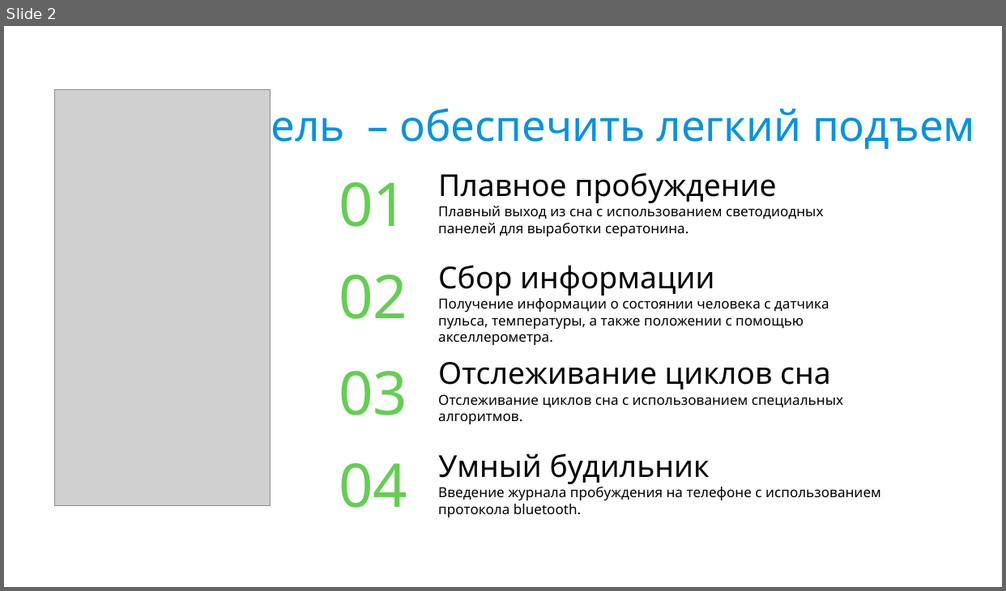
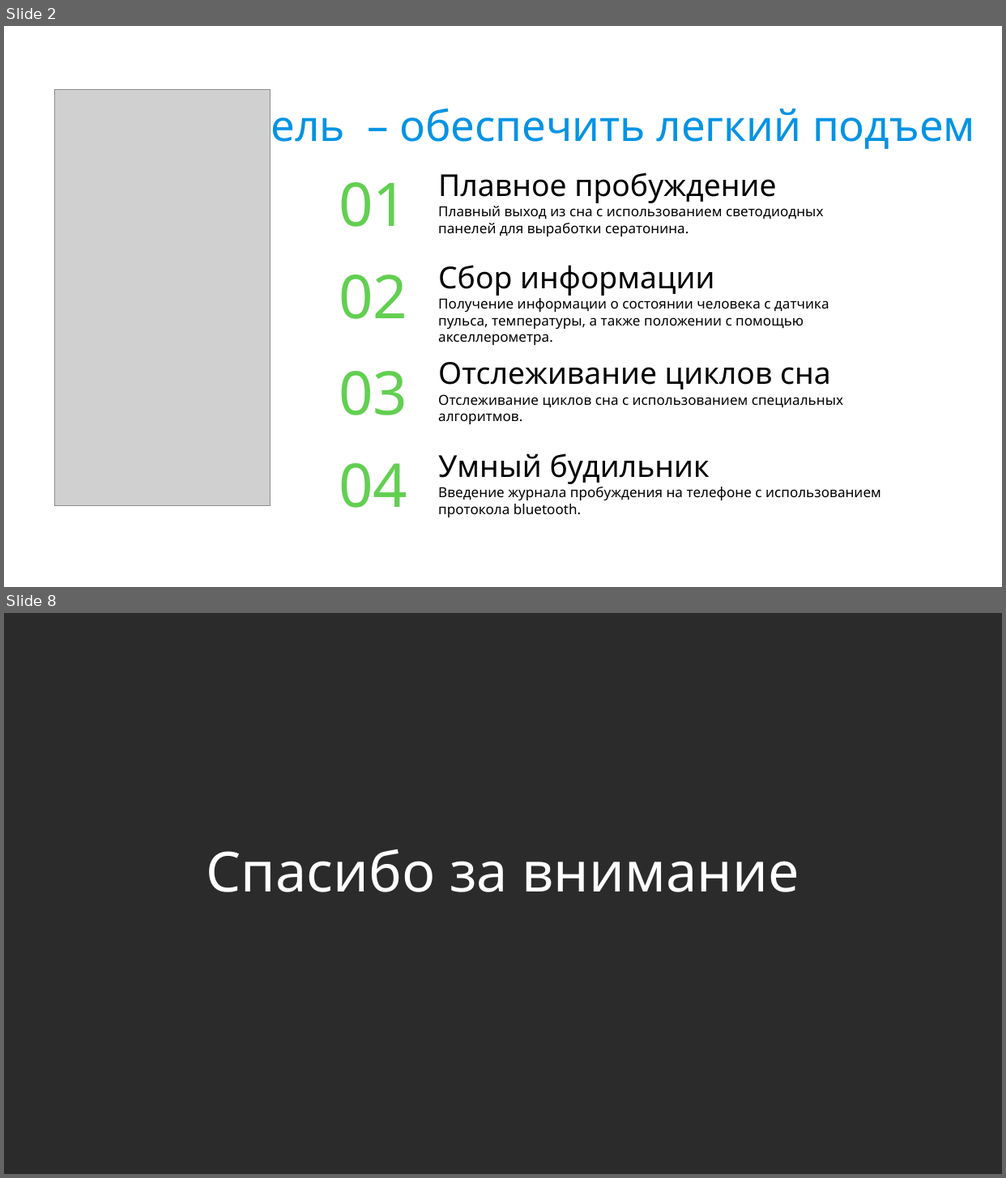
Before and after one commit to z0tedd/Lucid-Dreaming-Mask, a slide deck: Docs/Defenses/2/Untitled 1.odp. Shown one above the other, each under a label of ours: slide 2 before the commit, slides 2 and 8 after it; the slides between them are not shown. The pictures are 1006x591 and 1006x1178 pixels, drawn with LibreOffice and Linux fonts; fonts in the diff are those of the drawing; grey boxes stand for pictures; background and template pictures are left out; a plain dark background stands for a picture behind light text. Boxes give left, top, right and bottom in pixels: in the first picture for what was removed or moved away, otherwise in the second. Text is boxed around its words. In the diff, an @@ line names an element or a change of style, - is before the commit and + after.

```diff
--- a/Docs/Defenses/2/Untitled 1.odp
+++ b/Docs/Defenses/2/Untitled 1.odp
@@ slide 8 added at box(4, 613, 1002, 1174), background picture (left out) @@
@@ text added at box(206, 850, 799, 892), 44 pt, text #FFFFFF @@
+Спасибо за внимание
```
Also in this commit, not shown: 2 slides changed, 3 other slides added, 7 slides removed, 3 other files.
